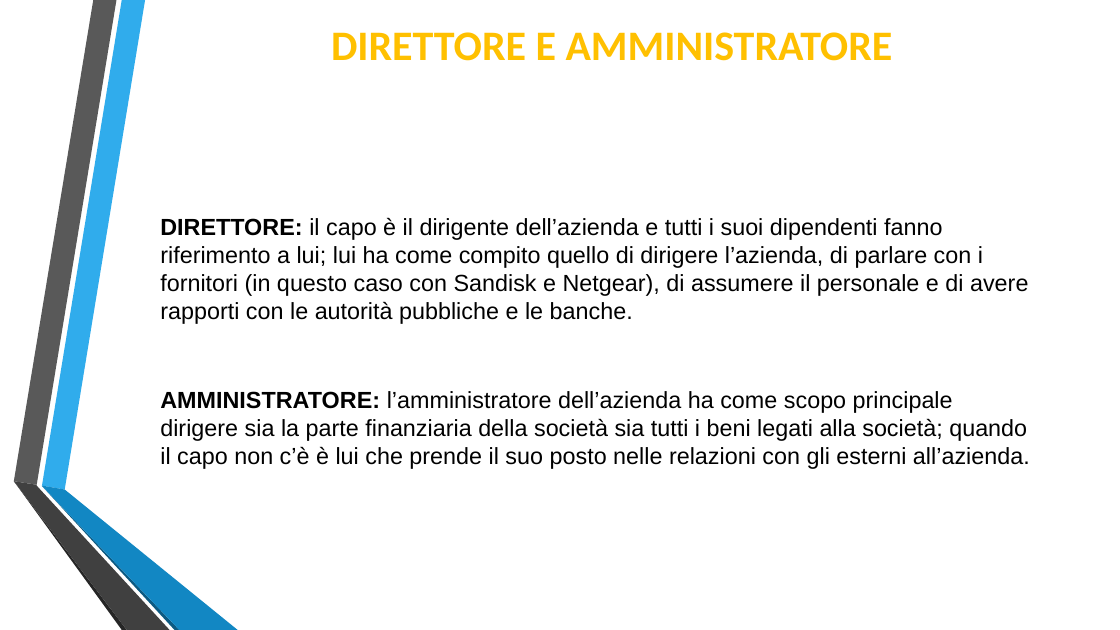
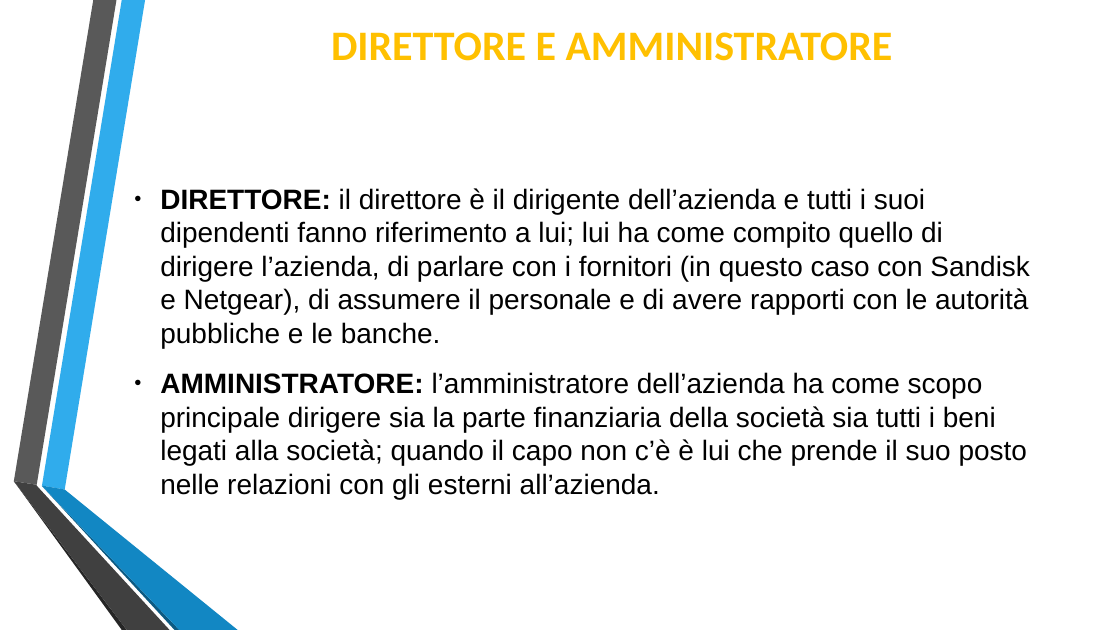
Before and after one commit to Lince99/GPOI, a slide deck: slide 7 of m0n0wall/Presentazione_M0n0wall.odp. Drawn at 1120x630 pixels with LibreOffice and Linux fonts; fonts in the diff are those of the drawing; background and template pictures are left out. Boxes give left, top, right and bottom in pixels: in the first picture for what was removed or moved away, otherwise in the second. Text is boxed around its words. In the diff, an @@ line names an element or a change of style, - is before the commit and + after.

```diff
--- a/m0n0wall/Presentazione_M0n0wall.odp
+++ b/m0n0wall/Presentazione_M0n0wall.odp
@@ text at [160,188,1030,348]: text changed; size 20 to 24 pt @@
-● DIRETTORE: il capo è il dirigente dell’azienda e tutti i suoi dipendenti fanno riferimento a lui; lui ha come compito quello di dirigere l’azienda, di parlare con i fornitori (in questo caso con Sandisk e Netgear), di assumere il personale e di avere rapporti con le autorità pubbliche e le banche.
+● DIRETTORE: il direttore è il dirigente dell’azienda e tutti i suoi dipendenti fanno riferimento a lui; lui ha come compito quello di dirigere l’azienda, di parlare con i fornitori (in questo caso con Sandisk e Netgear), di assumere il personale e di avere rapporti con le autorità pubbliche e le banche.
@@ text at [160,372,1027,499]: size 20 to 24 pt in "AMMINISTRATORE: l’amministratore dell’azienda ha come scopo  ..."; bullet colour #FFFFFF to #000000 @@
```
Also in this commit, not shown: 5 other slides changed.
